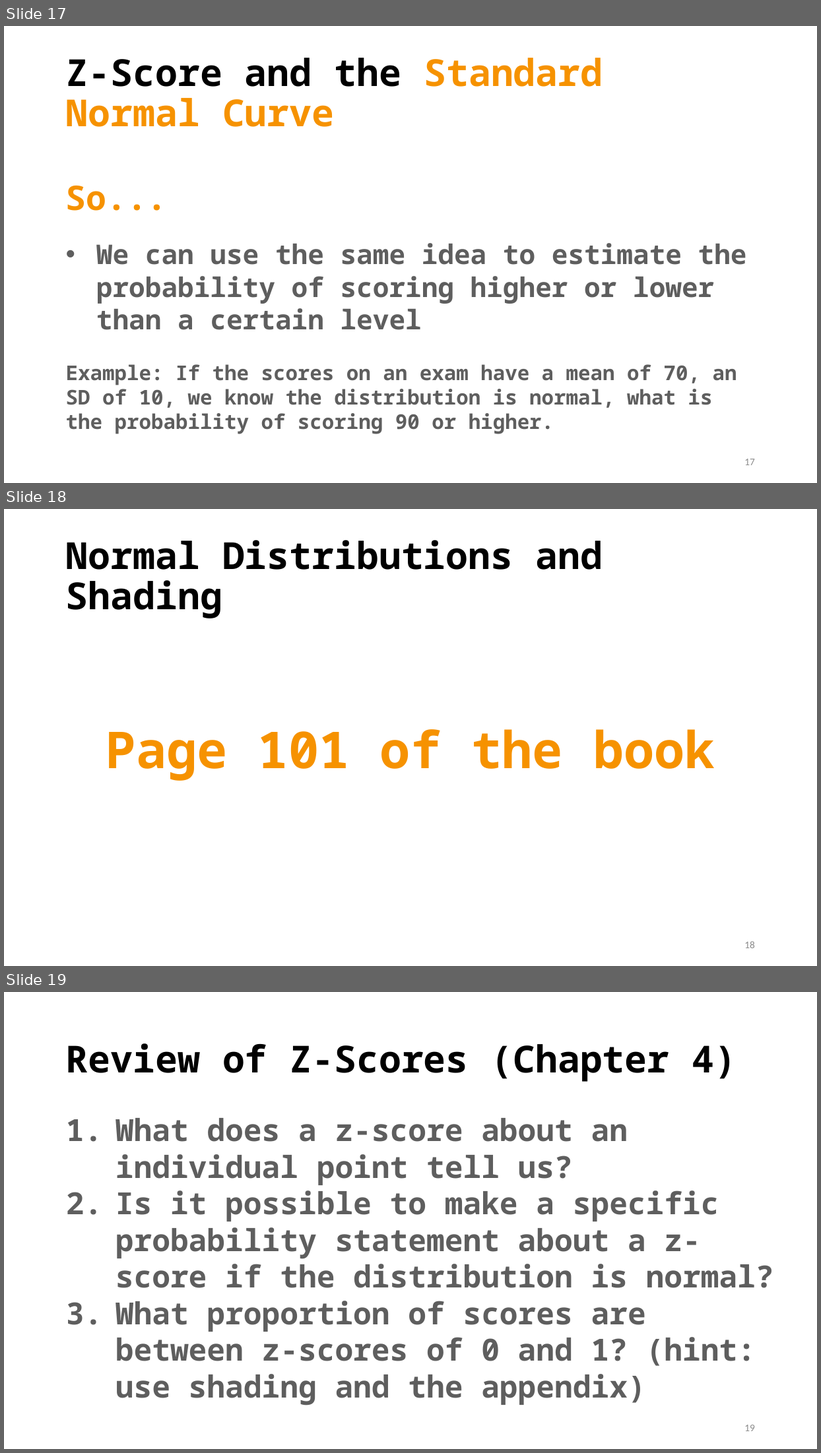
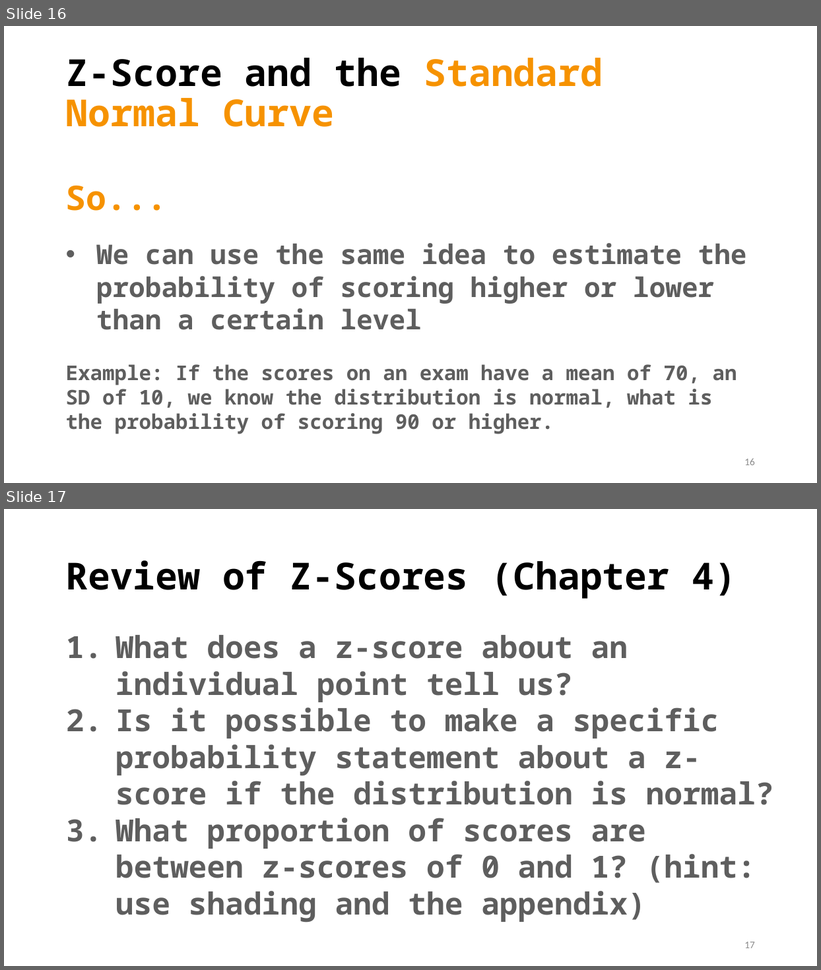
Before and after one commit to TysonStanley/EDU-6050, a slide deck: Slides/04_EDUC_6050_2018.pptx. Shown one above the other, each under a label of ours: slides 17, 18 and 19 before the commit, slides 16 and 17 after it. The pictures are 821x1453 and 821x970 pixels, drawn with LibreOffice and Linux fonts; fonts in the diff are those of the drawing. Boxes give left, top, right and bottom in pixels: in the first picture for what was removed or moved away, otherwise in the second. Text is boxed around its words. In the diff, an @@ line names an element or a change of style, - is before the commit and + after.

```diff
--- a/Slides/04_EDUC_6050_2018.pptx
+++ b/Slides/04_EDUC_6050_2018.pptx
@@ slide 18 removed at bbox=[4, 509, 817, 966], background #FFFFFF @@
@@ title removed at bbox=[66, 540, 603, 619] @@
-Normal Distributions and Shading
@@ text removed at bbox=[106, 729, 715, 781] @@
-Page 101 of the book
@@ page number removed at bbox=[745, 941, 755, 949] @@
-18
@@ what was slide 17 is now slide 16 @@
@@ page number at bbox=[745, 458, 755, 466]: text changed @@
-17
+16
@@ what was slide 19 is now slide 17 @@
@@ page number at bbox=[745, 942, 755, 949]: text changed @@
-19
+17
```
Also in this commit, not shown: 1 slide added, 2 other slides removed, 6 other files.
